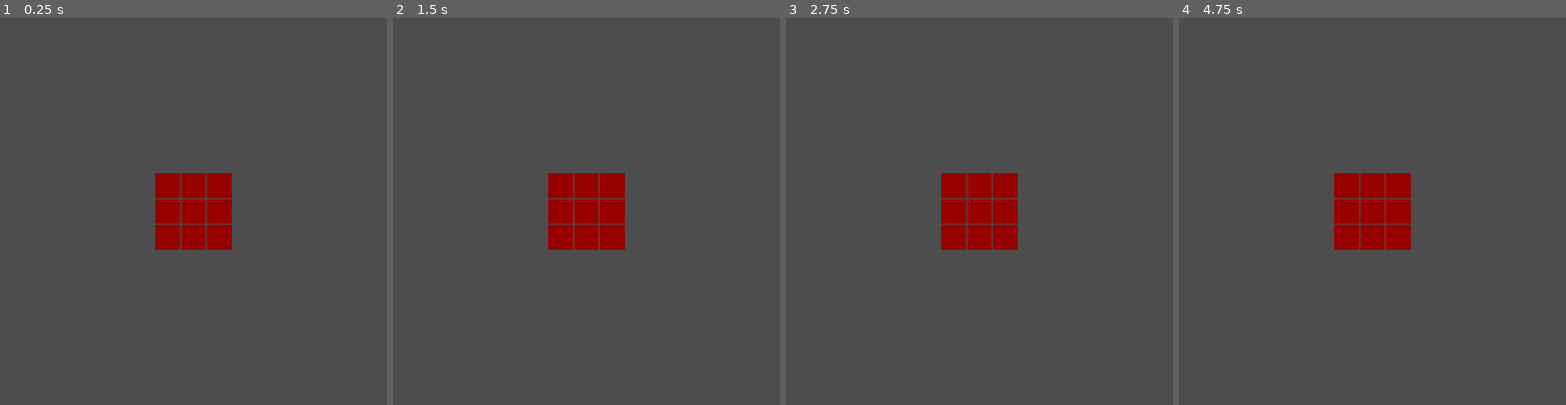
Above: before the commit, frames 1-4 (left to right).
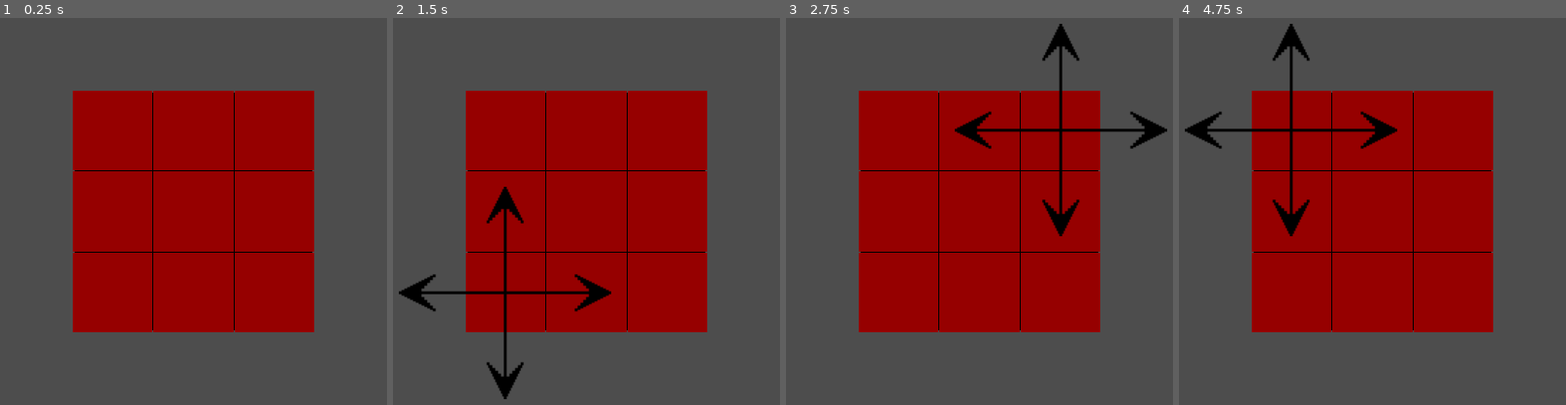
Above: after the commit, the same moments.

Repository: yannprada/n-cube
Game: Godot game, scene res://playground.tscn
Same seed, same stepped clock (60 frames per second), same inputs: the game is played once before the commit and once after it.
Inputs (mouse positions are in pixels of both pictures, inside the frame that each line leads up to):
- Up to frame 1 (0.25 s): no input
- Up to frame 2 (1.5 s): tap Enter at 0.5 s; move the mouse to (756, 188) at 0.52 s; tap Mouse wheel down (MWD) at 0.6 s; click (756, 188) at 0.67 s; tap Mouse wheel up (MWU) at 0.8 s; tap Space at 1.25 s; drag from (431, 234) to (547, 300) at 1.27 s
- Up to frame 3 (2.75 s): tap Enter at 2 s; move the mouse to (1056, 114) at 2.02 s; tap Mouse wheel down (MWD) at 2.1 s; click (1056, 114) at 2.17 s; tap Mouse wheel up (MWU) at 2.3 s
- Up to frame 4 (4.75 s): tap Space at 2.75 s; drag from (1333, 300) to (outside the picture) at 2.77 s; move the mouse to (outside the picture) at 3.52 s; tap Mouse wheel down (MWD) at 3.6 s; click (outside the picture) at 3.67 s; tap Mouse wheel up (MWU) at 3.8 s; tap Enter at 4.25 s; drag from (outside the picture) to (1256, 103) at 4.27 s

The runs differ from the first frame. In frame 1, 35% of the frame differs, in the area x 18-82%, y 18-82%; in frame 2, 36%, in the area x 1-82%, y 18-99%; in frame 3, 36%; in frame 4, 36%.

Commit message:
Minor code cleaning and moving size variables from code directly into scenes

Diff:
--- a/box.gd
+++ b/box.gd
@@ -2,25 +2,16 @@
 
 const SQUARE_SCENE: PackedScene = preload("res://square.tscn")
 
-signal drag(box: Node3D, square: Node3D, direction: Vector2)
 
-
-func post_init(at: Vector3, size: Vector3, faces_coords: Array[Vector3i]) -> void:
+func post_init(at: Vector3, faces_coords: Array[Vector3i]) -> void:
 	position = at
-	scale = size
 	for coords in faces_coords:
 		var square = SQUARE_SCENE.instantiate()
 		add_child(square)
 		square.post_init(coords)
-		square.drag.connect(on_square_drag)
 
 
 func add_side(coords: Vector3, rot: Vector3, color: Resource) -> void:
 	var square = SQUARE_SCENE.instantiate()
 	add_child(square)
 	square.post_init(coords, rot, color)
-	square.drag.connect(on_square_drag)
-
-
-func on_square_drag(square: Node3D, direction: Vector2i):
-	drag.emit(self, square, direction)
--- a/box.tscn
+++ b/box.tscn
@@ -1,6 +1,16 @@
-[gd_scene load_steps=2 format=3 uid="uid://sfnso3xn3aj6"]
+[gd_scene load_steps=4 format=3 uid="uid://sfnso3xn3aj6"]
 
 [ext_resource type="Script" uid="uid://cjlni44mylk21" path="res://box.gd" id="1_g2tbl"]
 
+[sub_resource type="BoxMesh" id="BoxMesh_g2tbl"]
+
+[sub_resource type="StandardMaterial3D" id="StandardMaterial3D_oq5cr"]
+albedo_color = Color(0, 0, 0, 1)
+
 [node name="Box" type="Node3D"]
 script = ExtResource("1_g2tbl")
+
+[node name="MeshInstance3D" type="MeshInstance3D" parent="."]
+transform = Transform3D(0.98, 0, 0, 0, 0.98, 0, 0, 0, 0.98, 0, 0, 0)
+mesh = SubResource("BoxMesh_g2tbl")
+surface_material_override/0 = SubResource("StandardMaterial3D_oq5cr")
--- a/camera.gd
+++ b/camera.gd
@@ -1,14 +1,14 @@
 extends Camera3D
 
-const zoom_sensitivity: float = 0.05
-const camera_clamp: Vector2 = Vector2(1, 10)
+const MOUSE_SENSITIVITY: float = 0.2
+const Z_CLAMP: Vector2 = Vector2(1, 10)
 
 
 func _unhandled_input(_event: InputEvent) -> void:
 	## Handle zoom
 	if Input.is_action_just_pressed("MWU"):
-		position.z -= zoom_sensitivity
+		position.z -= MOUSE_SENSITIVITY
 	if Input.is_action_just_pressed("MWD"):
-		position.z += zoom_sensitivity
+		position.z += MOUSE_SENSITIVITY
 	# Prevent zooming past the cube
-	position.z = clamp(position.z, camera_clamp.x, camera_clamp.y)
+	position.z = clamp(position.z, Z_CLAMP.x, Z_CLAMP.y)
--- a/camera_pivot.gd
+++ b/camera_pivot.gd
@@ -1,6 +1,6 @@
 extends Node3D
 
-const mouse_sensitivity: float = 0.01
+const MOUSE_SENSITIVITY: float = 0.01
 
 
 func _unhandled_input(event: InputEvent) -> void:
@@ -8,5 +8,5 @@
 		if Input.is_mouse_button_pressed(MOUSE_BUTTON_RIGHT):
 			# Rotate the cube according to mouse movements
 			var axis = Vector3(-event.relative.y, -event.relative.x, 0)
-			var angle = axis.distance_to(Vector3.ZERO) * mouse_sensitivity
+			var angle = axis.distance_to(Vector3.ZERO) * MOUSE_SENSITIVITY
 			rotate_object_local(axis.normalized(), angle)
--- a/cube.gd
+++ b/cube.gd
@@ -1,11 +1,9 @@
 extends Node3D
 
-const ROT_SENSITIVITY: float = 0.03
+const MOUSE_SENSITIVITY: float = 0.03
 const SIZE: int = 3
-const BOX_SIZE: float = 0.2
-const POS_CHECK_MARGIN: float = BOX_SIZE / 10
-const MARGIN: float = 0.005
-const BOX_REAL_SIZE: Vector3 = (BOX_SIZE - MARGIN) * Vector3i.ONE
+const OFFSET = (SIZE / 2.0 - 0.5) * -1
+const POS_CHECK_MARGIN: float = 0.1
 const BOX_SCENE: PackedScene = preload("res://box.tscn")
 var boxes: Dictionary[Vector3, Node3D] = {}
 var first_intersect: Intersect
@@ -36,7 +34,6 @@
 
 func _ready() -> void:
 	## Create cube regions according to configuration
-	const start = (SIZE / 2.0 - 0.5) * -1
 	for i in SIZE:
 		for j in SIZE:
 			for k in SIZE:
@@ -53,13 +50,13 @@
 					faces_coords.append(Vector3i(0, 0, -1))
 				elif k == SIZE - 1:
 					faces_coords.append(Vector3i(0, 0, 1))
-				var pos = Vector3(i + start, j + start, k + start) * BOX_SIZE
+				var pos = Vector3(i + OFFSET, j + OFFSET, k + OFFSET)
 				boxes[pos] = add_box(pos, faces_coords)
 
 
 func add_box(pos: Vector3, faces_coords: Array[Vector3i]) -> Node3D:
 	var box = BOX_SCENE.instantiate()
-	box.post_init(pos, BOX_REAL_SIZE, faces_coords)
+	box.post_init(pos, faces_coords)
 	add_child(box)
 	return box
 
@@ -99,14 +96,14 @@
 	if event is InputEventMouseMotion:
 		if Input.is_mouse_button_pressed(MOUSE_BUTTON_LEFT) and first_intersect:
 			if is_dragging:
-				%Pivot.rotate(rot_axis, ROT_SENSITIVITY)
-				rot_total += ROT_SENSITIVITY
+				%Pivot.rotate(rot_axis, MOUSE_SENSITIVITY)
+				rot_total += MOUSE_SENSITIVITY
 				return
 
 			var intersect = get_intersect()
 			if intersect:
-				if first_intersect.length(intersect) < 0.2:
-					# distance between first click and here is not long enough
+				if first_intersect.length(intersect) < 1:
+					# distance between first click and this event < cube size
 					return
 
 				var direction = first_intersect.direction_to(intersect)
--- a/playground.tscn
+++ b/playground.tscn
@@ -17,5 +17,5 @@
 
 [node name="Camera" type="Camera3D" parent="CameraPivot"]
 unique_name_in_owner = true
-transform = Transform3D(1, 0, 0, 0, 1, 0, 0, 0, 1, 0, 0, 2.5)
+transform = Transform3D(1, 0, 0, 0, 1, 0, 0, 0, 1, 0, 0, 5)
 script = ExtResource("2_wt17y")
--- a/square.gd
+++ b/square.gd
@@ -1,5 +1,4 @@
 extends Node3D
-
 
 const ROTATION: Dictionary[Vector3i, Vector3] = {
 	Vector3(0, 0, 1): Vector3(0, 0, 0),
@@ -20,8 +19,6 @@
 var coordinates: Vector3i
 var highlighted: bool = false
 
-signal drag(square: Node3D, direction: Vector2)
-
 
 func post_init(coords: Vector3i):
 	coordinates = coords
@@ -37,12 +34,3 @@
 func _on_static_body_3d_mouse_exited() -> void:
 	%Highlight.hide()
 	highlighted = false
-
-
-func _unhandled_input(event: InputEvent) -> void:
-	## Handle dragging
-	if (
-		highlighted and event is InputEventMouseMotion and
-		Input.is_mouse_button_pressed(MOUSE_BUTTON_LEFT)
-	):
-		drag.emit(self, event.relative)
--- a/square.tscn
+++ b/square.tscn
@@ -13,7 +13,7 @@
 
 [node name="Surface" type="MeshInstance3D" parent="."]
 unique_name_in_owner = true
-transform = Transform3D(1, 0, 0, 0, 1, 0, 0, 0, 1, 0, 0, 0.5)
+transform = Transform3D(0.99, 0, 0, 0, 0.99, 0, 0, 0, 0.99, 0, 0, 0.5)
 mesh = SubResource("QuadMesh_8lkhj")
 
 [node name="StaticBody3D" type="StaticBody3D" parent="Surface"]
